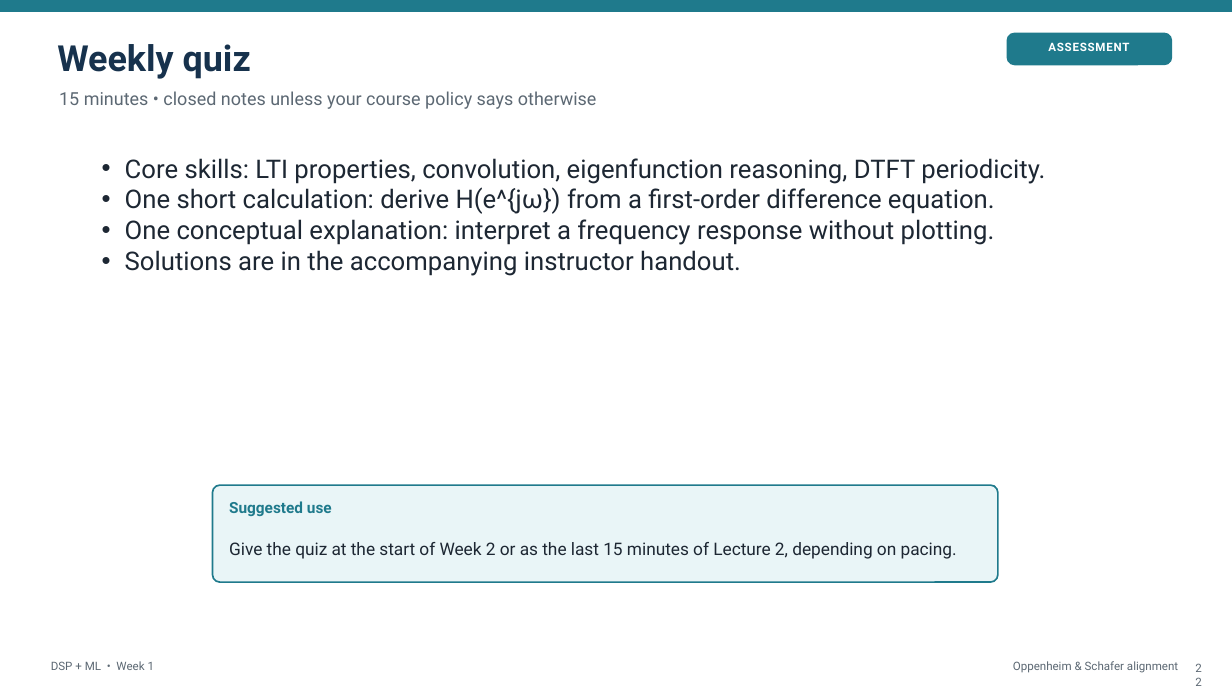
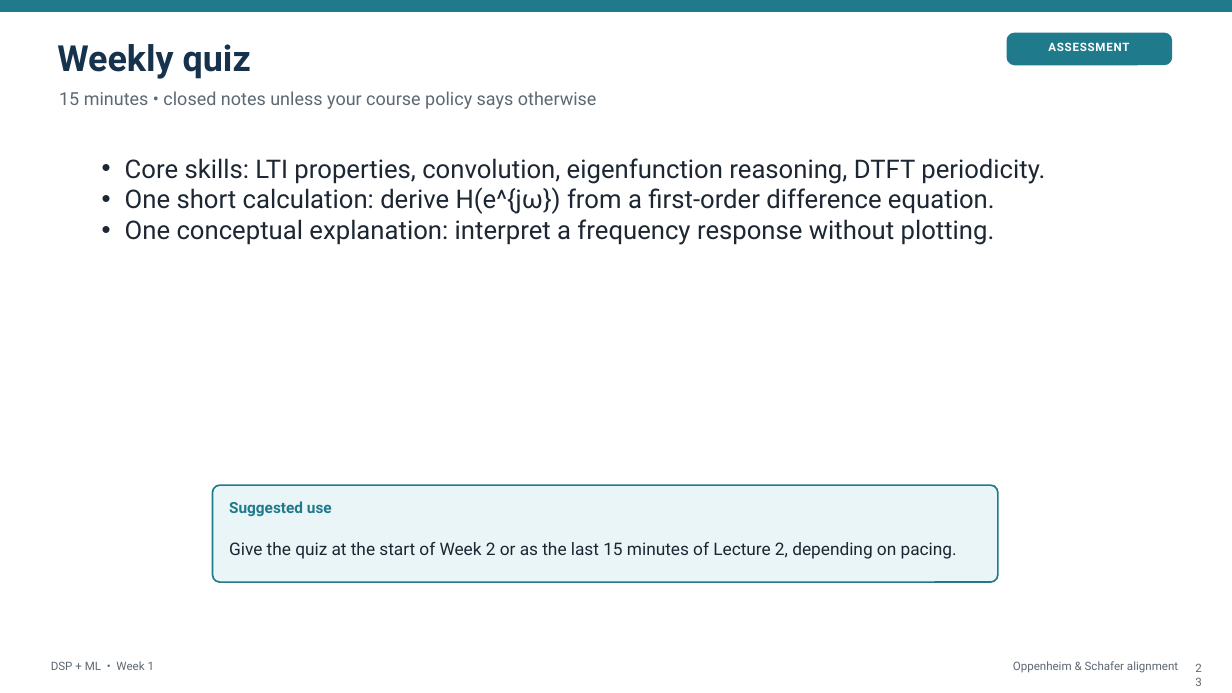
Before and after one commit to mathys2000/ecen45632_f26, a slide deck: slide 23 of python/CourseDesign/Week01e/Week1_Lecture2_Eigenfunctions_DTFT.pptx (slide 22 before the commit). Drawn at 1232x693 pixels with LibreOffice and Linux fonts; fonts in the diff are those of the drawing. Boxes give left, top, right and bottom in pixels: in the first picture for what was removed or moved away, otherwise in the second. Text is boxed around its words. In the diff, an @@ line names an element or a change of style, - is before the commit and + after.

```diff
--- a/python/CourseDesign/Week01e/Week1_Lecture2_Eigenfunctions_DTFT.pptx
+++ b/python/CourseDesign/Week01e/Week1_Lecture2_Eigenfunctions_DTFT.pptx
@@ text at <box>125,250,741,276</box>: paragraph removed @@
-• Solutions are in the accompanying instructor handout.
```
Also in this commit, not shown: 1 other slide changed, 1 slide added, 20 other files.
